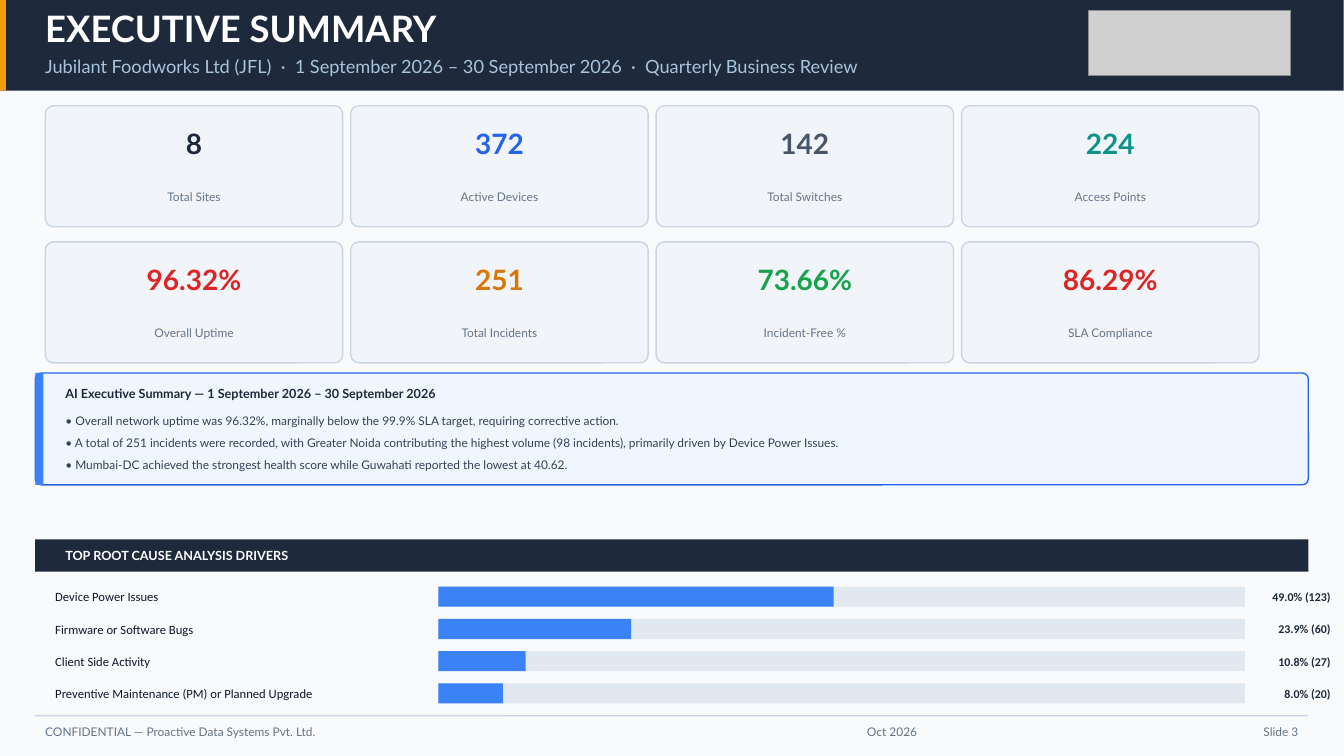
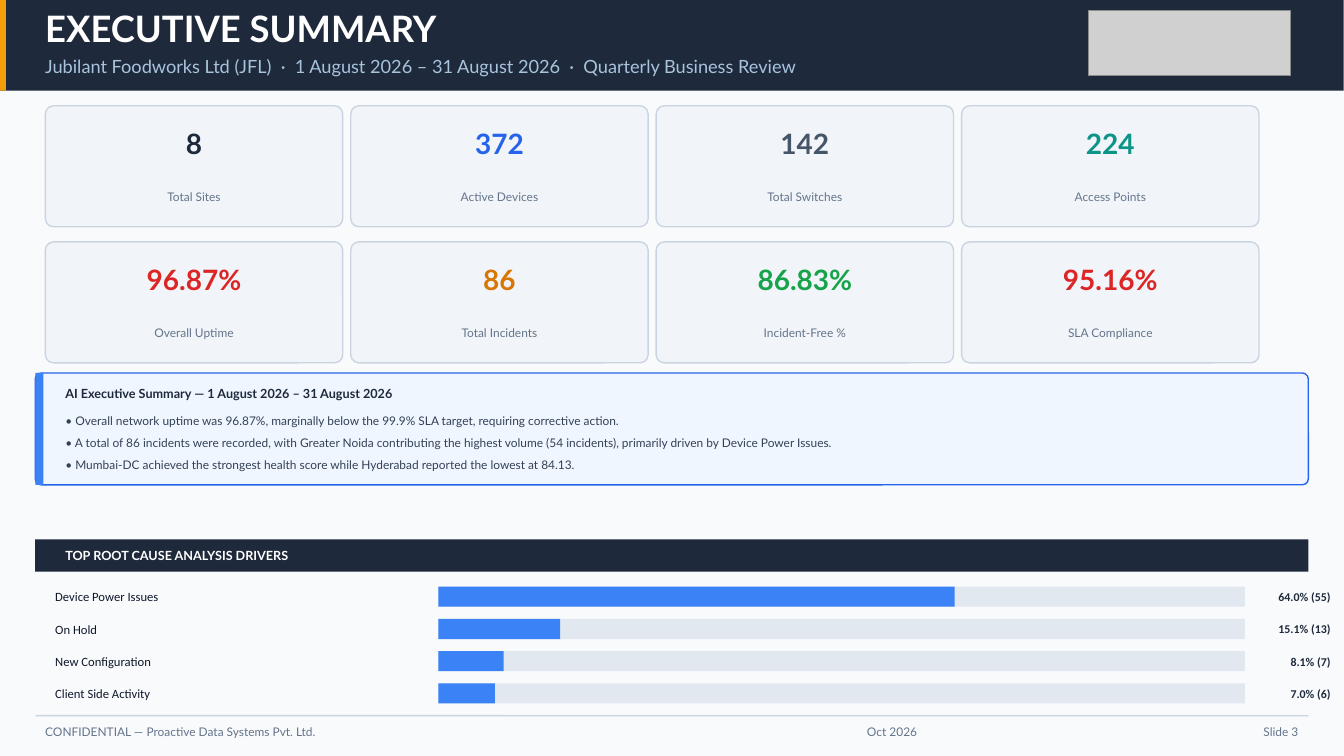
Before and after one commit to chhitij-21/executive-dashboard-qbr, a slide deck: slide 3 of Executive QBR Report - Jubilant Foodworks Ltd (JFL).pptx. Drawn at 1344x756 pixels with LibreOffice and Linux fonts; fonts in the diff are those of the drawing; grey boxes stand for pictures. Boxes give left, top, right and bottom in pixels: in the first picture for what was removed or moved away, otherwise in the second. Text is boxed around its words. In the diff, an @@ line names an element or a change of style, - is before the commit and + after.

Commit message:
fix(ssot): update canonical dataset to August 2026 (1 August 2026 – 31 August 2026) with 86 incidents and 444 devices

```diff
--- a/Executive QBR Report - Jubilant Foodworks Ltd (JFL).pptx
+++ b/Executive QBR Report - Jubilant Foodworks Ltd (JFL).pptx
@@ text at bbox=[45, 59, 796, 77]: text changed @@
-Jubilant Foodworks Ltd (JFL) · 1 September 2026 – 30 September 2026 · Quarterly Business Review
+Jubilant Foodworks Ltd (JFL) · 1 August 2026 – 31 August 2026 · Quarterly Business Review
@@ text at bbox=[147, 269, 242, 291]: text changed @@
-96.32%
+96.87%
@@ text at bbox=[483, 269, 516, 291]: text changed @@
-251
+86
@@ text at bbox=[758, 269, 853, 291]: text changed @@
-73.66%
+86.83%
@@ text at bbox=[1063, 269, 1158, 291]: text changed @@
-86.29%
+95.16%
@@ text at bbox=[65, 388, 392, 401]: text changed @@
-AI Executive Summary — 1 September 2026 – 30 September 2026
+AI Executive Summary — 1 August 2026 – 31 August 2026
@@ text at bbox=[75, 416, 619, 427]: text changed @@
-• Overall network uptime was 96.32%, marginally below the 99.9% SLA target, requiring corrective action.
+• Overall network uptime was 96.87%, marginally below the 99.9% SLA target, requiring corrective action.
@@ text at bbox=[75, 438, 831, 449]: text changed @@
-• A total of 251 incidents were recorded, with Greater Noida contributing the highest volume (98 incidents), primarily driven by Device Power Issues.
+• A total of 86 incidents were recorded, with Greater Noida contributing the highest volume (54 incidents), primarily driven by Device Power Issues.
@@ text at bbox=[75, 460, 574, 471]: text changed @@
-• Mumbai-DC achieved the strongest health score while Guwahati reported the lowest at 40.62.
+• Mumbai-DC achieved the strongest health score while Hyderabad reported the lowest at 84.13.
@@ rectangle: place and size @@
-rectangle at bbox=[439, 587, 834, 607]
+rectangle at bbox=[439, 587, 955, 607]
@@ text at bbox=[1278, 592, 1330, 603]: text changed @@
-49.0% (123)
+64.0% (55)
@@ text at bbox=[55, 625, 97, 634]: text changed @@
-Firmware or Software Bugs
+On Hold
@@ rectangle: place and size @@
-rectangle at bbox=[439, 619, 631, 639]
+rectangle at bbox=[439, 619, 561, 639]
@@ text at bbox=[1278, 624, 1330, 635]: text changed @@
-23.9% (60)
+15.1% (13)
@@ text added at bbox=[55, 657, 151, 668], 9 pt, text #0F172A @@
+New Configuration
@@ rectangle: place and size @@
-rectangle at bbox=[439, 651, 525, 671]
+rectangle at bbox=[439, 651, 504, 671]
@@ text at bbox=[1291, 657, 1330, 668]: text changed @@
-10.8% (27)
+8.1% (7)
@@ text "Client Side Activity": place and size @@
-text "Client Side Activity" at bbox=[55, 657, 150, 668]
+text "Client Side Activity" at bbox=[55, 689, 150, 700]
@@ text removed at bbox=[55, 689, 313, 700] @@
-Preventive Maintenance (PM) or Planned Upgrade
@@ rectangle: place and size @@
-rectangle at bbox=[439, 684, 503, 704]
+rectangle at bbox=[439, 684, 495, 704]
@@ text at bbox=[1291, 689, 1330, 700]: text changed @@
-8.0% (20)
+7.0% (6)
```
Also in this commit, not shown: 35 other slides changed, 4 other files.
